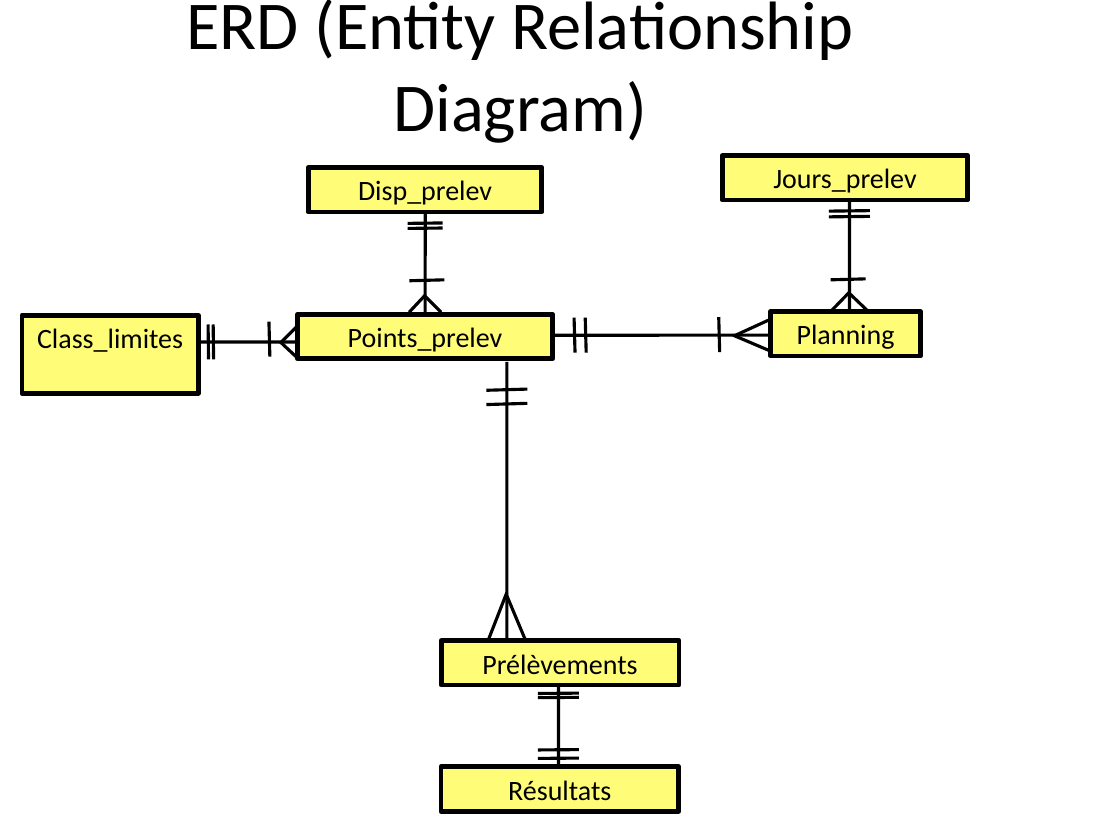
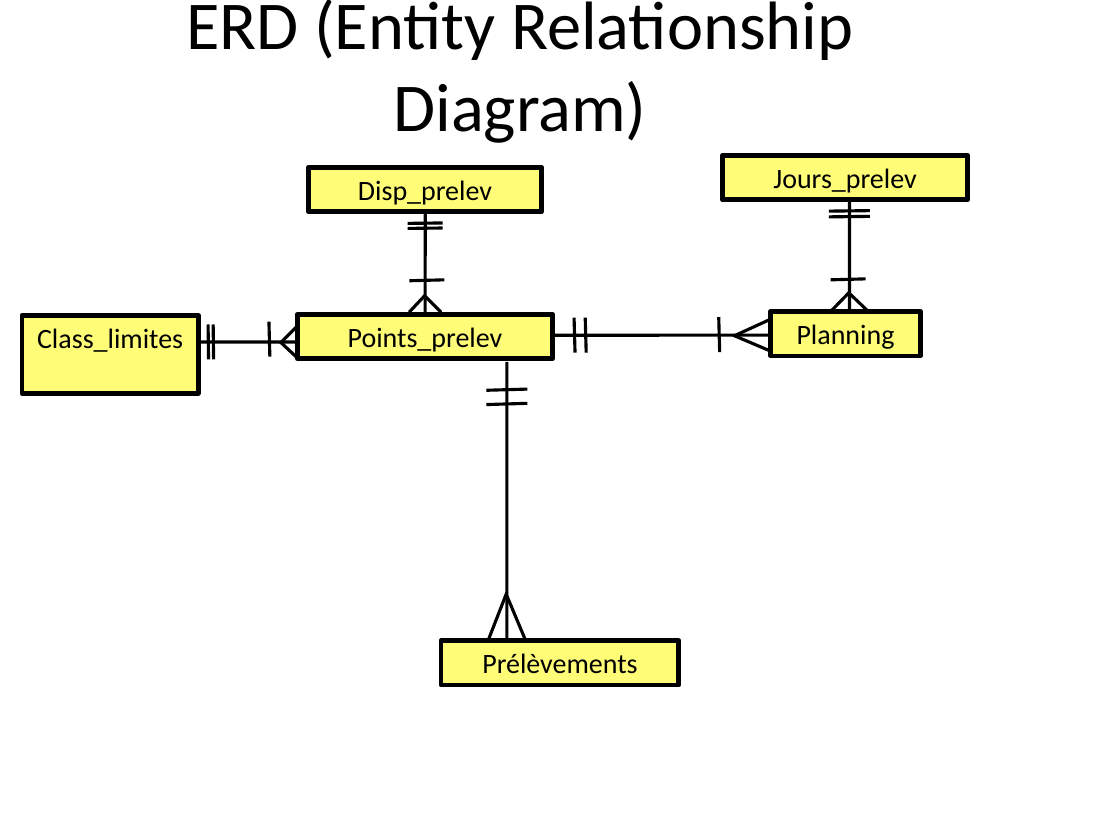
Before and after one commit to liavtavo/controle_microbio, a slide deck: slide 12 of php.pptx (slide 13 before the commit). Drawn at 1120x840 pixels with LibreOffice and Linux fonts; fonts in the diff are those of the drawing. Boxes give left, top, right and bottom in pixels: in the first picture for what was removed or moved away, otherwise in the second. Text is boxed around its words. In the diff, an @@ line names an element or a change of style, - is before the commit and + after.

```diff
--- a/php.pptx
+++ b/php.pptx
@@ line removed from (559, 767) to (559, 685) @@
@@ line removed from (538, 693) to (579, 693) @@
@@ line removed from (538, 698) to (579, 698) @@
@@ line removed from (538, 750) to (579, 749) @@
@@ rectangle removed at <box>441,767,679,812</box> @@
-Résultats
@@ line removed from (538, 758) to (579, 758) @@
```
Also in this commit, not shown: 3 other slides changed, 1 slide removed, 6 other files.
